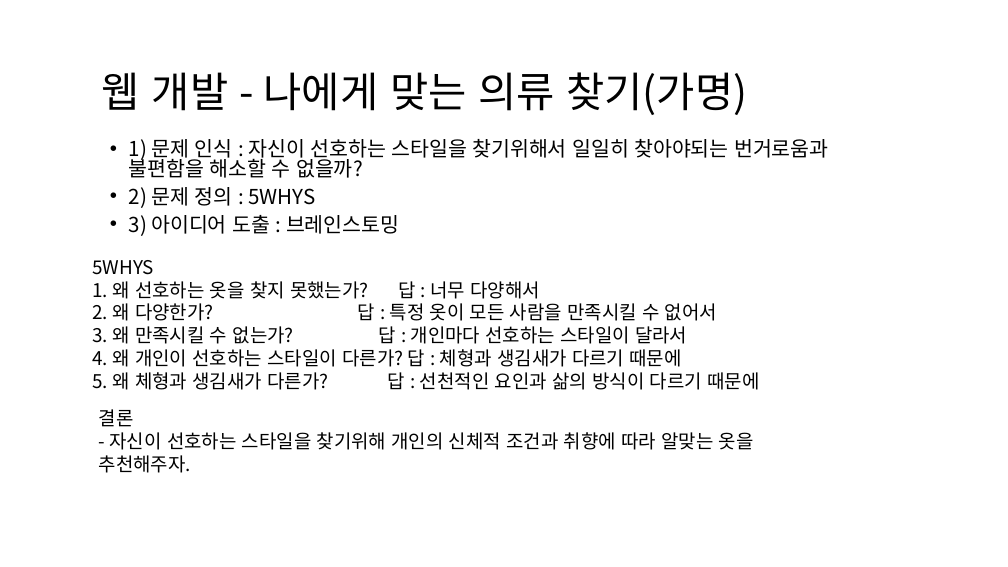
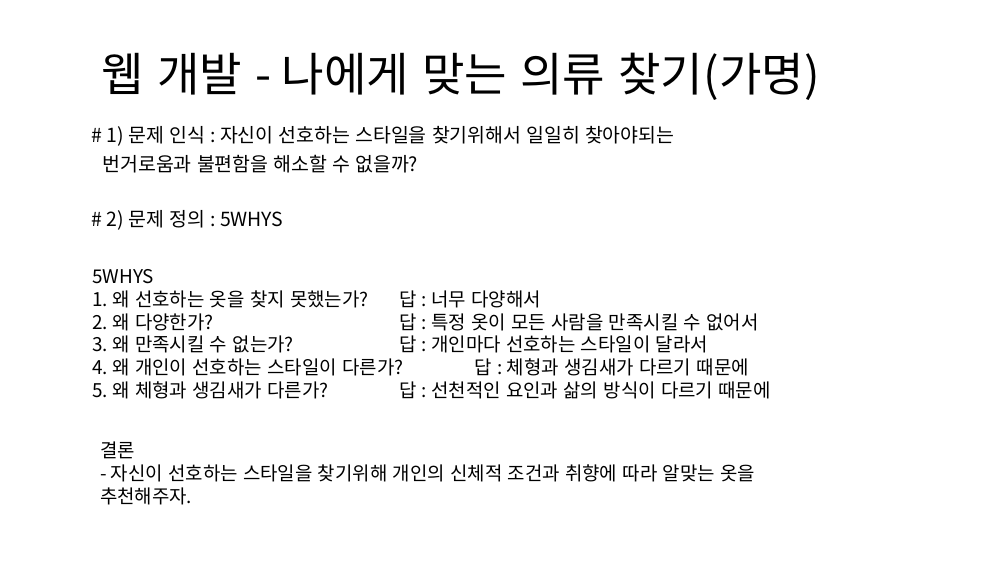
Before and after one commit to kimseukhwang/Engineering-Design, a slide deck: slide 2 of 공학설계입문__웹_아이디어.pptx. Drawn at 1008x567 pixels with LibreOffice and Linux fonts; fonts in the diff are those of the drawing. Boxes give left, top, right and bottom in pixels: in the first picture for what was removed or moved away, otherwise in the second. Text is boxed around its words. In the diff, an @@ line names an element or a change of style, - is before the commit and + after.

```diff
--- a/공학설계입문__웹_아이디어.pptx
+++ b/공학설계입문__웹_아이디어.pptx
@@ title "웹 개발 - 나에게 맞는 ...": place and size @@
-title "웹 개발 - 나에게 맞는 ..." at (102, 72, 747, 115)
+title "웹 개발 - 나에게 맞는 ..." at (102, 52, 820, 100)
@@ title "웹 개발 - 나에게 맞는 ..." at (102, 52, 820, 100): size 39.6 to 44 pt @@
@@ text at (103, 126, 674, 230): text changed; size 19.6 to 18.5 pt @@
-• 1) 문제 인식 : 자신이 선호하는 스타일을 찾기위해서 일일히 찾아야되는 번거로움과 불편함을 해소할 수 없을까?
-• 2) 문제 정의 : 5WHYS
-• 3) 아이디어 도출 : 브레인스토밍
+# 1) 문제 인식 : 자신이 선호하는 스타일을 찾기위해서 일일히 찾아야되는
+번거로움과 불편함을 해소할 수 없을까?
+# 2) 문제 정의 : 5WHYS
@@ text "5WHYS" rewrapped from (92, 260, 759, 390) to (92, 269, 771, 399) @@
@@ text "결론": place and size @@
-text "결론" at (99, 409, 754, 473)
+text "결론" at (100, 441, 755, 505)
```
Also in this commit, not shown: 1 other slide changed, 4 other files.
